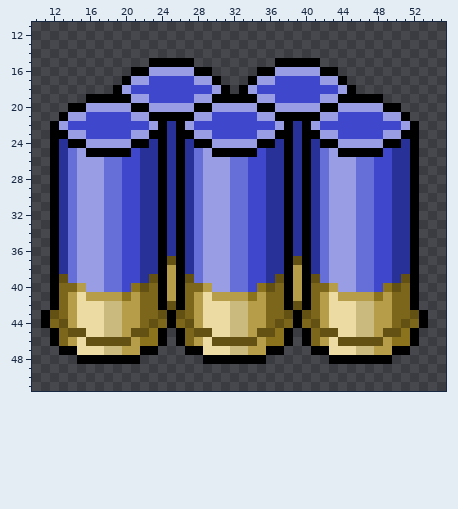
Edited in one commit: pixel-art sprite (sprites/sp_shotgun_ammo/layers/b5fe8968-0c34-40dd-99ce-54a5810028a6/b63ca391-9242-4be4-baab-4c02b64085a0.png). Above, as it was before the edit.
The file is 64x64 pixels. Shown: x 10..55, y 11..51.
After the commit:
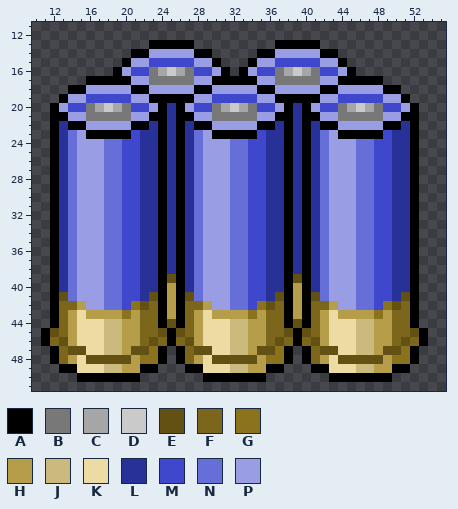
Palette (. is transparent): A #000000  B #787878  C #a6a6a6  D #cacaca  E #635114  F #7c661b  G #8b731d  H #b59d4a  J #cbba7e  K #ecdba2  L #283197  M #3f48cc  N #666fd7  P #989de4
Changes in this commit:
Changed rows in their new state; - is an unchanged pixel.
first column x 12:
13 -----------AAAAA---------AAAAA-----------
14 ---------AAPPPPPAA-----AAPPPPPAA---------
15 --------APPMMMMMPPA---APPMMMMMPPA--------
16 -------APMMBCDCBMMPA-APMMBCDCBMMPA-------
17 ----AAAA---BBBBB---AAA---BBBBB---AAAA----
18 --AAPPPP-AAPPPPPAA-PPP-AAPPPPPAA-PPPPAA--
19 -APPMMMMM--AAAAA--MMMMM--AAAAA--MMMMMPPA-
20 APMMBCDCBMM-ALA-MMBCDCBMM-ALA-MMBCDCBMMPA
21 A---BBBBB----L----BBBBB----L----BBBBB---A
22 -LAAPPPPPAAL---LAAPPPPPAAL---LAAPPPPPAAL-
23 -LN-AAAAAMLL---LN-AAAAAMLL---LN-AAAAAMLL-
24 --NP--NNMML-----NP--NNMML-----NP--NNMML--
25 ----PPNNM---------PPNNM---------PPNNM----
first column x 11:
37 --------------L-------------L--------------
38 --------------L-------------L--------------
39 --L---------L-E-L---------L-E-L---------L--
40 --LNP-----MLL---LNP-----MLL---LNP-----MLL--
41 --ENPPPNNMMLE---ENPPPNNMMLE---ENPPPNNMMLE--
42 ---FHPPNNMGE--H--FHPPNNMGE--H--FHPPNNMGE---
43 .A---HHHHG---AHA---HHHHG---AHA---HHHHG---A.
44 .AF---------FAEAF---------FAEAF---------FA.
45 AE-HK-----HFFEAE-HK-----HFFEAE-HK-----HFFEA
46 AFE--KKJJH-FEFAFE--KKJJH-FEFAFE--KKJJH-FEFA
47 -AFEE-----EEGA-AFEE-----EEGA-AFEE-----EEGA-
48 -AFHKEEEEEHGGA-AFHKEEEEEHGGA-AFHKEEEEEHGGA-
49 --AAKKKJJHHAA---AAKKKJJHHAA---AAKKKJJHHAA--
50 ----AAAAAAA-------AAAAAAA-------AAAAAAA----
